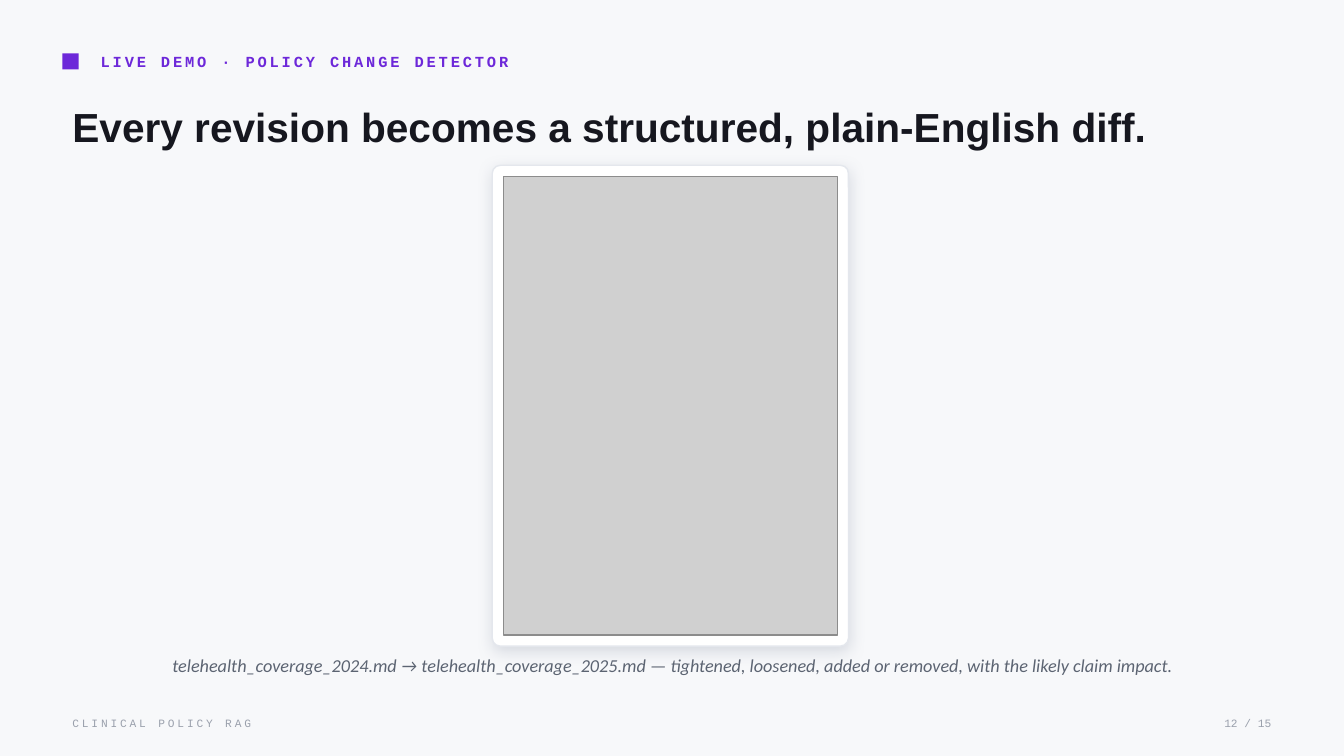
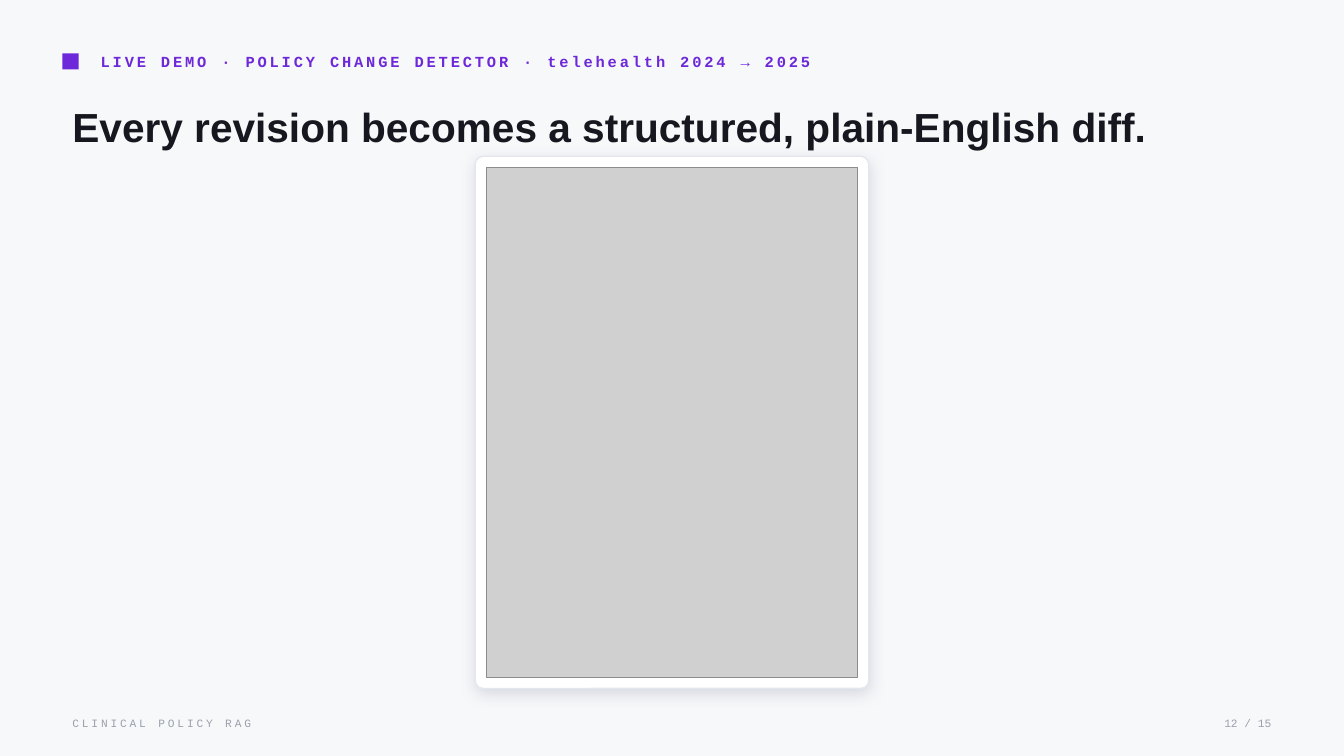
Before and after one commit to Iyman-Ahmed/clinical-rag-poc, a slide deck: slide 12 of presentation/Clinical_Policy_RAG.pptx. Drawn at 1344x756 pixels with LibreOffice and Linux fonts; fonts in the diff are those of the drawing; grey boxes stand for pictures. Boxes give left, top, right and bottom in pixels: in the first picture for what was removed or moved away, otherwise in the second. Text is boxed around its words. In the diff, an @@ line names an element or a change of style, - is before the commit and + after.

```diff
--- a/presentation/Clinical_Policy_RAG.pptx
+++ b/presentation/Clinical_Policy_RAG.pptx
@@ text at <box>101,56,810,67</box>: text changed @@
-LIVE DEMO · POLICY CHANGE DETECTOR
+LIVE DEMO · POLICY CHANGE DETECTOR · telehealth 2024 → 2025
@@ rounded rectangle: place and size @@
-rounded rectangle at <box>492,165,848,646</box>
+rounded rectangle at <box>475,156,869,689</box>
@@ rounded rectangle at <box>475,156,869,689</box>: proportions changed @@
@@ picture: place and size @@
-picture at <box>503,176,837,635</box>
+picture at <box>486,167,858,678</box>
@@ text removed at <box>172,659,1172,675</box> @@
-telehealth_coverage_2024.md → telehealth_coverage_2025.md — tightened, loosened, added or removed, with the likely claim impact.
```
Also in this commit, not shown: 1 other slide changed, 1 other file.
